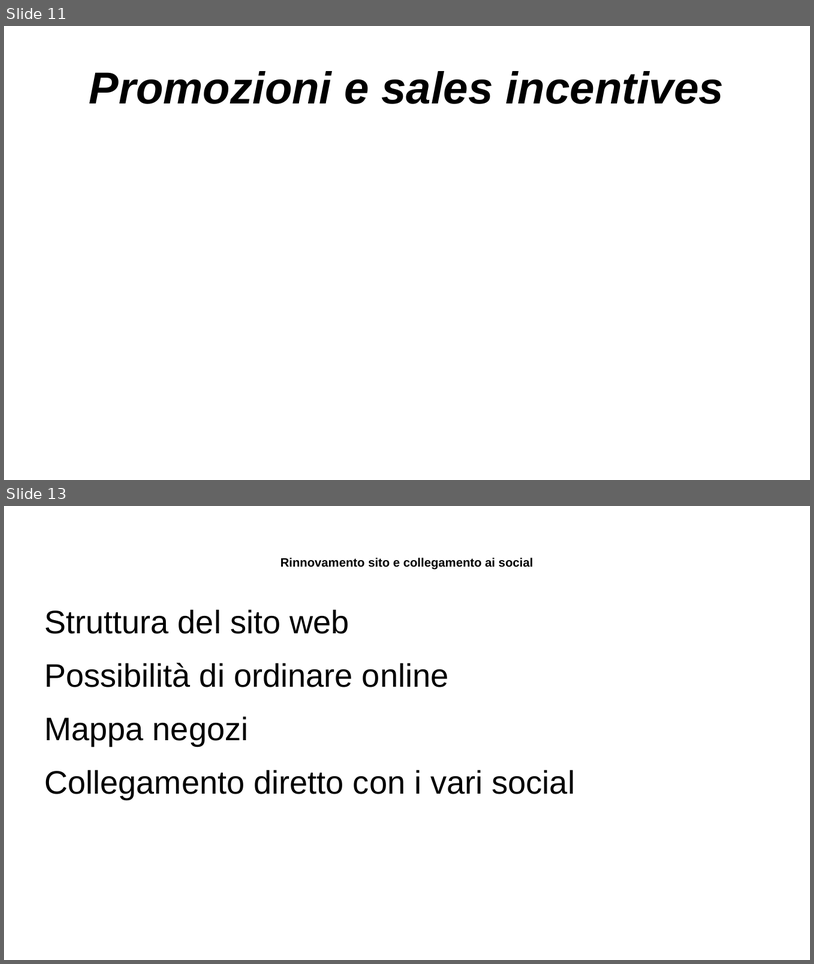
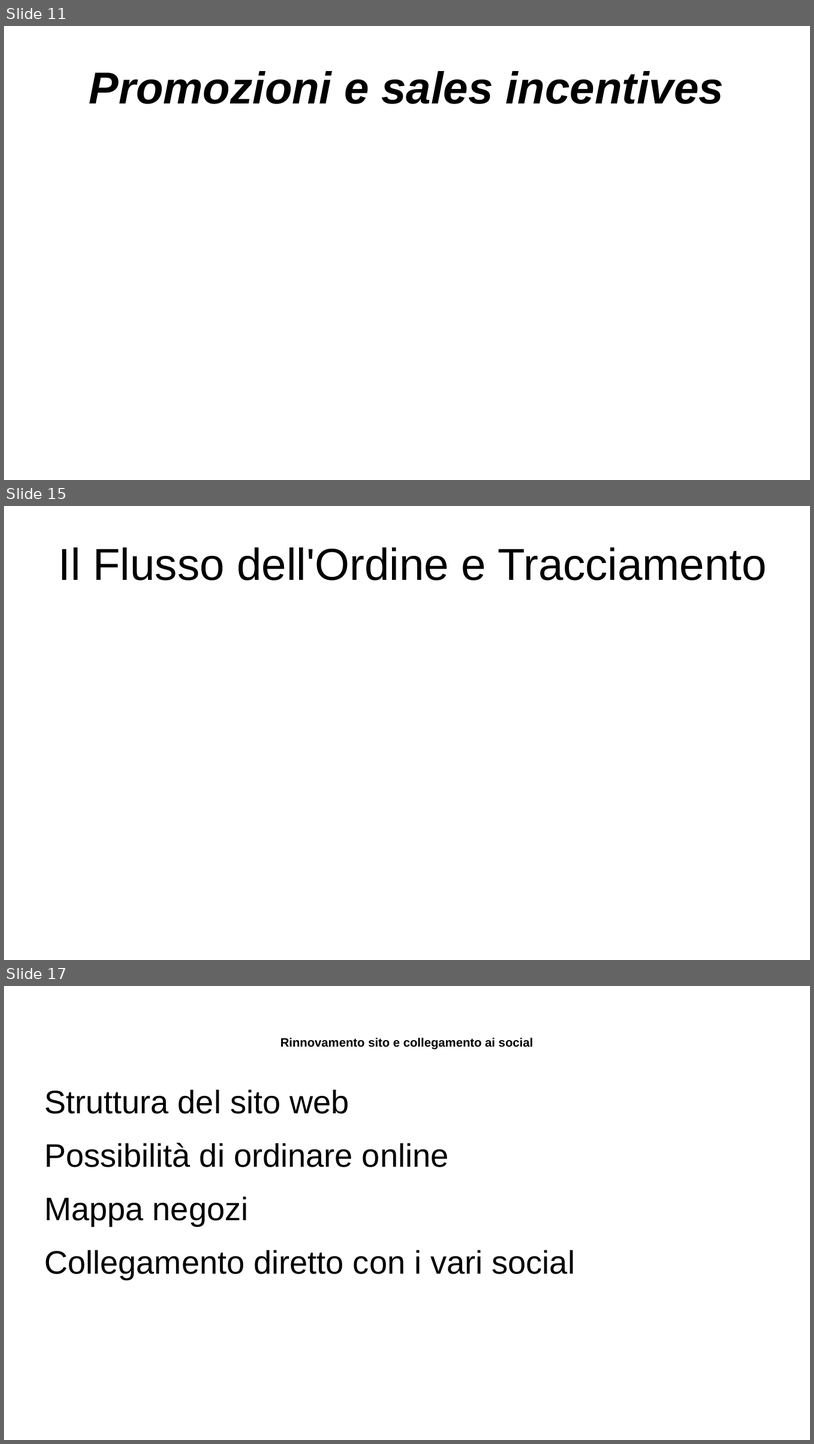
Before and after one commit to Jack-Ark-01/JustBurgerProjectWork, a slide deck: SecondaSuddivisioneGruppi/Logica/Materiale PPT/PPT lavoro.odp. Shown one above the other, each under a label of ours: slides 11 and 13 before the commit, slides 11, 15 and 17 after it; the slides between them are not shown. The pictures are 814x964 and 814x1444 pixels, drawn with LibreOffice and Linux fonts; fonts in the diff are those of the drawing. Boxes give left, top, right and bottom in pixels: in the first picture for what was removed or moved away, otherwise in the second. Text is boxed around its words. In the diff, an @@ line names an element or a change of style, - is before the commit and + after.

```diff
--- a/SecondaSuddivisioneGruppi/Logica/Materiale PPT/PPT lavoro.odp
+++ b/SecondaSuddivisioneGruppi/Logica/Materiale PPT/PPT lavoro.odp
@@ slide 15 added at (4,506,810,960), background #FFFFFF @@
@@ title added at (59,547,767,580), 44 pt, text #000000 @@
+Il Flusso dell'Ordine e Tracciamento
@@ what was slide 13 is now slide 17 @@
```
Also in this commit, not shown: 4 other slides added, 1 slide removed, 2 other files.
